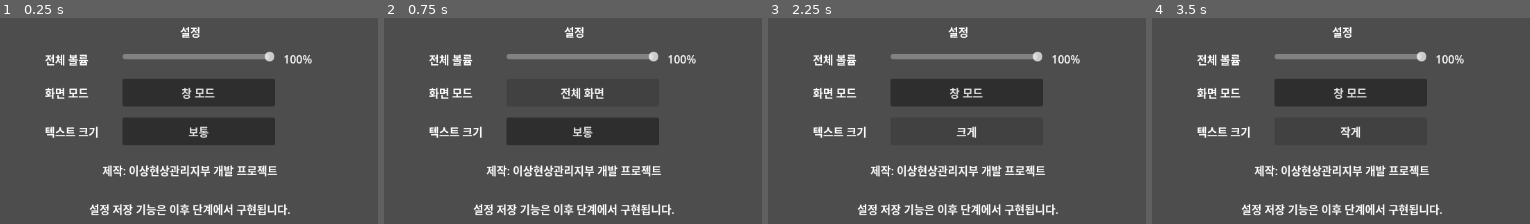
Above: before the commit, frames 1-4 (left to right).
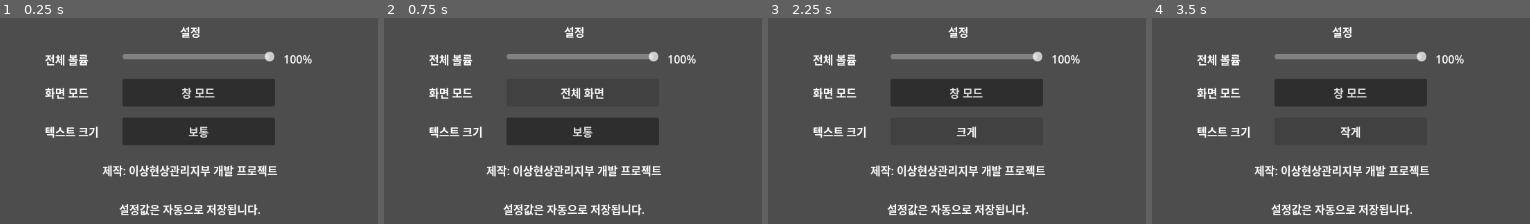
Above: after the commit, the same moments.

Repository: maze4670/AnomalyManagementBranch
Game: Godot game, scene res://scenes/settings/SettingsScreen.tscn
Two runs of this game, one before a commit and one after it. Both use one fixed random seed, a clock stepped at 60 frames per second and the inputs below. The project has no main scene, so this scene is started directly.
Inputs:
- Up to frame 1 (0.25 s): no input
- Up to frame 2 (0.75 s): click "창 모드" at 0.5 s
- Up to frame 3 (2.25 s): click "전체 화면" at 1.25 s; click "보통" at 2 s
- Up to frame 4 (3.5 s): click "크게" at 2.75 s
The pictures show only the part of the screen within x 26-76%, y 21-71%; the shares and areas given below are measured in that part.

The runs differ from the first frame. In frame 1, 1.8% of the frame differs, in the area x 23-77%, y 90-97%; in frame 2, 1.8%; in frame 3, 1.8%; in frame 4, 1.8%.

Commit message:
Persist settings screen values

Diff:
--- a/scripts/save/save_manager.gd
+++ b/scripts/save/save_manager.gd
@@ -1,6 +1,7 @@
 extends Node
 
 const CURRENT_RUN_SAVE_PATH := "user://current_run_save.json"
+const SETTINGS_SAVE_PATH := "user://settings_save.json"
 
 
 func save_current_run() -> bool:
@@ -40,6 +41,61 @@
 		return false
 
 	return user_dir.remove("current_run_save.json") == OK
+
+
+func save_settings(settings_data: Dictionary) -> bool:
+	var json_text: String = JSON.stringify(settings_data)
+	var file: FileAccess = FileAccess.open(SETTINGS_SAVE_PATH, FileAccess.WRITE)
+	if file == null:
+		return false
+
+	file.store_string(json_text)
+	return true
+
+
+func load_settings() -> Dictionary:
+	var default_settings: Dictionary = _get_default_settings()
+	if not FileAccess.file_exists(SETTINGS_SAVE_PATH):
+		return default_settings
+
+	var file: FileAccess = FileAccess.open(SETTINGS_SAVE_PATH, FileAccess.READ)
+	if file == null:
+		return default_settings
+
+	var parsed: Variant = JSON.parse_string(file.get_as_text())
+	if typeof(parsed) != TYPE_DICTIONARY:
+		return default_settings
+
+	var settings_data: Dictionary = parsed as Dictionary
+	return {
+		"save_version": int(settings_data.get("save_version", default_settings["save_version"])),
+		"volume": int(settings_data.get("volume", default_settings["volume"])),
+		"screen_mode": _normalize_screen_mode(str(settings_data.get("screen_mode", default_settings["screen_mode"]))),
+		"text_size": _normalize_text_size(str(settings_data.get("text_size", default_settings["text_size"])))
+	}
+
+
+func _get_default_settings() -> Dictionary:
+	return {
+		"save_version": 1,
+		"volume": 100,
+		"screen_mode": "windowed",
+		"text_size": "normal"
+	}
+
+
+func _normalize_screen_mode(screen_mode: String) -> String:
+	if screen_mode == "fullscreen":
+		return screen_mode
+
+	return "windowed"
+
+
+func _normalize_text_size(text_size: String) -> String:
+	if text_size == "small" or text_size == "large":
+		return text_size
+
+	return "normal"
 
 
 func load_current_run_minimal() -> Dictionary:
--- a/scripts/ui/settings/settings_screen.gd
+++ b/scripts/ui/settings/settings_screen.gd
@@ -1,19 +1,31 @@
 extends Control
 
 const MAIN_MENU_SCENE_PATH := "res://scenes/main_menu/MainMenu.tscn"
+const SAVE_MANAGER_SCRIPT := preload("res://scripts/save/save_manager.gd")
 const SCREEN_MODE_WINDOWED := "창 모드"
 const SCREEN_MODE_FULLSCREEN := "전체 화면"
 const TEXT_SIZE_OPTIONS := ["보통", "크게", "작게"]
+const TEXT_SIZE_KEYS := ["normal", "large", "small"]
 
+@onready var volume_slider: HSlider = $CenterContainer/ContentContainer/VolumeContainer/VolumeSlider
 @onready var volume_value_label: Label = $CenterContainer/ContentContainer/VolumeContainer/VolumeValueLabel
 @onready var screen_mode_button: Button = $CenterContainer/ContentContainer/ScreenModeContainer/ScreenModeButton
 @onready var text_size_button: Button = $CenterContainer/ContentContainer/TextSizeContainer/TextSizeButton
+@onready var guide_label: Label = $CenterContainer/ContentContainer/GuideLabel
 
 var text_size_index: int = 0
+var is_loading_settings: bool = false
+
+
+func _ready() -> void:
+	guide_label.text = "설정값은 자동으로 저장됩니다."
+	_load_settings_to_ui()
 
 
 func _on_volume_slider_value_changed(value: float) -> void:
 	volume_value_label.text = "%d%%" % int(value)
+	if not is_loading_settings:
+		_save_current_settings()
 
 
 func _on_screen_mode_button_pressed() -> void:
@@ -21,12 +33,62 @@
 		screen_mode_button.text = SCREEN_MODE_FULLSCREEN
 	else:
 		screen_mode_button.text = SCREEN_MODE_WINDOWED
+	_save_current_settings()
 
 
 func _on_text_size_button_pressed() -> void:
 	text_size_index = (text_size_index + 1) % TEXT_SIZE_OPTIONS.size()
 	text_size_button.text = TEXT_SIZE_OPTIONS[text_size_index]
+	_save_current_settings()
 
 
 func _on_main_menu_button_pressed() -> void:
 	get_tree().change_scene_to_file(MAIN_MENU_SCENE_PATH)
+
+
+func _load_settings_to_ui() -> void:
+	is_loading_settings = true
+	var save_manager: Variant = SAVE_MANAGER_SCRIPT.new()
+	var settings_data: Dictionary = save_manager.load_settings()
+	save_manager.free()
+
+	var volume: int = clampi(int(settings_data.get("volume", 100)), 0, 100)
+	volume_slider.value = volume
+	volume_value_label.text = "%d%%" % volume
+	screen_mode_button.text = _screen_mode_to_label(str(settings_data.get("screen_mode", "windowed")))
+	_set_text_size_from_key(str(settings_data.get("text_size", "normal")))
+	is_loading_settings = false
+
+
+func _save_current_settings() -> void:
+	var save_manager: Variant = SAVE_MANAGER_SCRIPT.new()
+	save_manager.save_settings({
+		"save_version": 1,
+		"volume": int(volume_slider.value),
+		"screen_mode": _get_screen_mode_key(),
+		"text_size": TEXT_SIZE_KEYS[text_size_index]
+	})
+	save_manager.free()
+
+
+func _get_screen_mode_key() -> String:
+	if screen_mode_button.text == SCREEN_MODE_FULLSCREEN:
+		return "fullscreen"
+
+	return "windowed"
+
+
+func _screen_mode_to_label(screen_mode: String) -> String:
+	if screen_mode == "fullscreen":
+		return SCREEN_MODE_FULLSCREEN
+
+	return SCREEN_MODE_WINDOWED
+
+
+func _set_text_size_from_key(text_size_key: String) -> void:
+	var found_index: int = TEXT_SIZE_KEYS.find(text_size_key)
+	if found_index < 0:
+		found_index = 0
+
+	text_size_index = found_index
+	text_size_button.text = TEXT_SIZE_OPTIONS[text_size_index]
